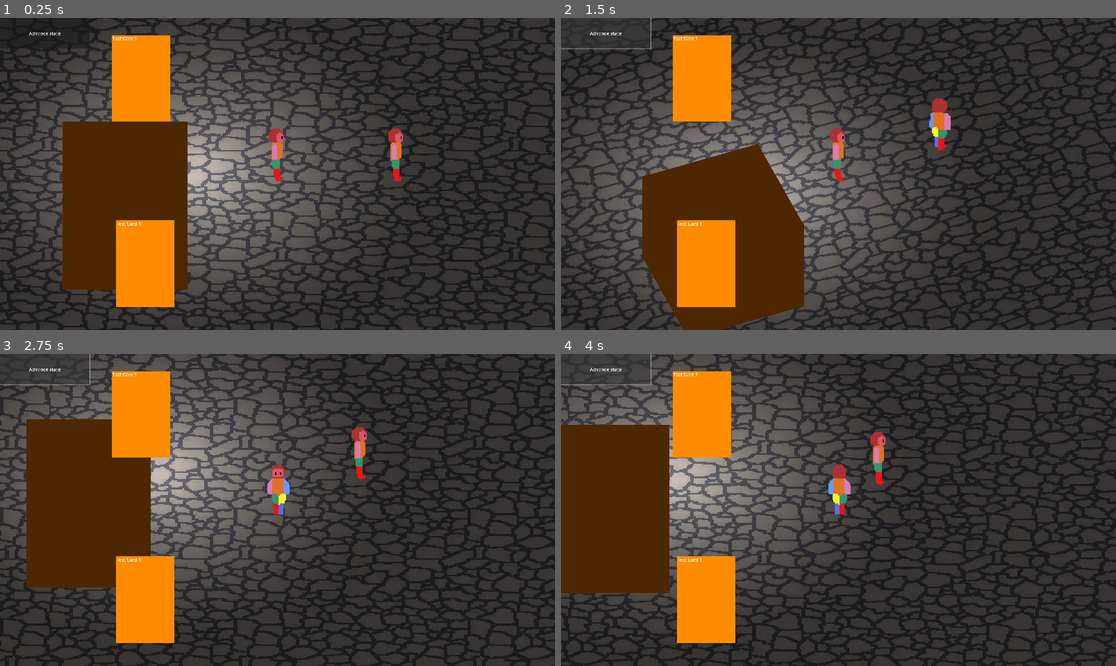
Above: before the commit, frames 1-4 (two rows, left to right).
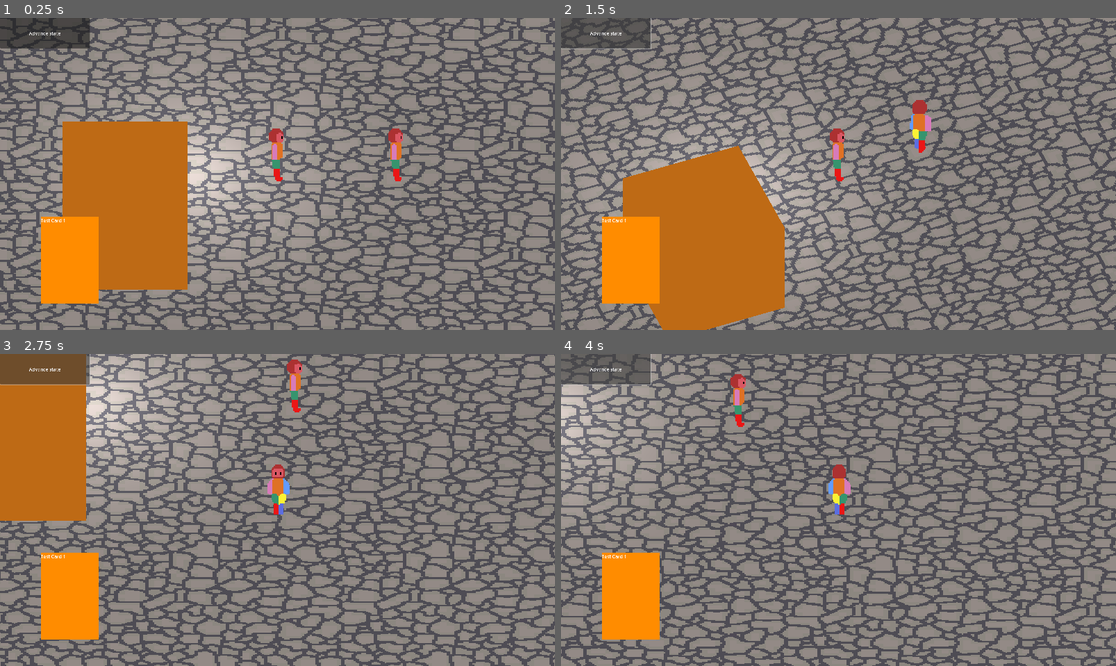
Above: after the commit, the same moments.

Repository: nathanbaney/cardgame
Game: Godot game, scene res://scenes/main.tscn
Two runs of this game, one before a commit and one after it. Both use one fixed random seed, a clock stepped at 60 frames per second and the inputs below.
Inputs:
- Up to frame 1 (0.25 s): no input
- Up to frame 2 (1.5 s): click "Advance state" at 0.5 s; tap Enter at 1.25 s; hold D (right) from 1.28 s (still down); hold E (cameraCCW) from 1.28 s (still down)
- Up to frame 3 (2.75 s): release D (right) at 2.03 s; release E (cameraCCW) at 2.03 s; hold S (down) from 2.03 s (still down); tap Q (cameraCW) at 2.1 s
- Up to frame 4 (4 s): release S (down) at 2.78 s; hold D (right) 2.78-3.53 s; hold E (cameraCCW) 2.78-3.53 s; hold W (up) from 3.53 s (still down); tap Q (cameraCW) at 3.6 s

The runs differ from the first frame. In frame 1, 98% of the frame differs, in the area x 0-100%, y 0-100%; in frame 2, 93%; in frame 3, 93%; in frame 4, 93%.

Commit message:
added global lighting to env. Still dont know how ui works

Diff:
--- a/project.godot
+++ b/project.godot
@@ -19,6 +19,9 @@
 
 window/size/viewport_width=1920
 window/size/viewport_height=1080
+window/size/mode=3
+window/size/resizable=false
+window/vsync/vsync_mode=0
 
 [editor_plugins]
 
--- a/scenes/main.tscn
+++ b/scenes/main.tscn
@@ -25,7 +25,13 @@
 material = SubResource("StandardMaterial3D_o5qli")
 size = Vector3(4, 4, 4)
 
+[sub_resource type="Sky" id="Sky_85g3d"]
+
 [sub_resource type="Environment" id="Environment_o5qli"]
+background_energy_multiplier = 7.02
+sky = SubResource("Sky_85g3d")
+ambient_light_color = Color(0.822481, 0.763441, 0.566739, 1)
+ambient_light_energy = 5.28
 
 [node name="Node3D" type="Node3D"]
 
@@ -74,22 +80,30 @@
 text = "Advance state"
 
 [node name="UICardHandPlayer" type="Control" parent="UICardGameRenderer"]
-anchors_preset = 0
-offset_left = 402.0
-offset_top = 700.0
-offset_right = 1563.0
-offset_bottom = 1012.0
+layout_mode = 1
+anchor_left = 3.525
+anchor_top = 17.225
+anchor_right = 45.025
+anchor_bottom = 25.025
+offset_bottom = -6.10352e-05
+grow_horizontal = 2
+grow_vertical = 0
 script = ExtResource("5_tipki")
 is_hidden = false
 metadata/_custom_type_script = "uid://rcn1ldqyb4tb"
+metadata/_edit_use_anchors_ = true
 
 [node name="UICardHandOpp" type="Control" parent="UICardGameRenderer"]
-layout_mode = 3
-anchors_preset = 0
-offset_left = 388.0
-offset_top = 59.0
-offset_right = 1549.0
-offset_bottom = 371.0
+visible = false
+layout_mode = 1
+anchor_left = 24.212
+anchor_top = 5.375
+anchor_right = 24.212
+anchor_bottom = 5.375
+offset_left = -580.48
+offset_top = -156.0
+offset_right = 580.52
+offset_bottom = 156.0
 script = ExtResource("5_tipki")
 metadata/_custom_type_script = "uid://rcn1ldqyb4tb"
 
--- a/scenes/player.gd
+++ b/scenes/player.gd
@@ -3,7 +3,7 @@
 var is_moving: bool = false
 var raw_move_vector: Vector2i = Vector2i.ZERO
 var move_vector: Vector2 = Vector2.ZERO
-var move_speed: float = 0.03
+var move_speed: float = 5.0
 
 var is_rotating: bool = false
 var rotation_increment: float = PI / 8 # rads
@@ -14,7 +14,7 @@
 
 signal camera_rotate(rotation: int)
 
-func _process(_delta: float) -> void:
+func _process(delta: float) -> void:
 	if is_rotating:
 		var current_rot: float = snappedf(lerp_angle(new_rot, old_rot, ease($RotationTimer.time_left / $RotationTimer.wait_time, 3.0)), PI / 256)
 		var old_sprite_rot: int = to_sprite_rotation(self.rotation_degrees.y)
@@ -27,7 +27,7 @@
 	if is_moving:
 		var movement_vector: Vector3 = get_movement_vector()
 		movement_vector = movement_vector.rotated(Vector3.UP, move_to_angle())
-		self.global_translate(movement_vector * move_speed)
+		self.global_translate(movement_vector * move_speed * delta)
 		self.facing_angle = get_facing_angle_for_movement()
 		set_sprite_from_action()
 
--- a/scenes/ui_card.gd
+++ b/scenes/ui_card.gd
@@ -3,10 +3,11 @@
 var card_data: Card
 var card_size: Vector2 = Vector2(200, 300)
 
-func _init(card: Card = null):
+func initialize(card: Card = null):
 	if not card == null:
-		print("card wasnt null")
 		card_data = card
+	else:
+		print("tried to init a null card, uwu fucky wucky")
 	var label: Label = Label.new()
 	label.text = card_data.card_name
 	var rect: ColorRect = ColorRect.new()
--- a/scenes/ui_card_game_renderer.gd
+++ b/scenes/ui_card_game_renderer.gd
@@ -1,15 +1,11 @@
 class_name UICardGameRenderer extends Control
 
-
-
-
-
-
+var card_scene: PackedScene = preload("res://scenes/ui_card.tscn")
 
 func _on_drew_card(player_index: int, card: Card):
-	print("ui received card draw signal")
-	var uicard: UICard = UICard.new(card)
+	var uicard: UICard = card_scene.instantiate()
+	uicard.initialize(card)
 	if player_index == 0:
-		self.get_node("UICardHandPlayer").add_child(uicard)
+		self.get_node("UICardHandPlayer").add_card(uicard)
 	else:
-		self.get_node("UICardHandOpp").add_child(uicard)
+		self.get_node("UICardHandOpp").add_card(uicard)
--- a/scenes/ui_card_hand.gd
+++ b/scenes/ui_card_hand.gd
@@ -1,15 +1,14 @@
 class_name UICardHand extends Control
 
-# UI element that has an Array of Cards, which get displayed as an Array of UICards
+@export var is_hidden: bool = true
+var center_point: Vector2
 
-var cards_in_hand: Array[UICard] = []
-var deck_position: Vector2 = Vector2(1, 1)
-@export var is_hidden: bool = true
 
-func draw_card(card: Card) -> void:
-	# make UICard from card, append UICard to cards_in_hand, move UICard from deck to hand area
-	var uicard: UICard = UICard.new()
-	uicard.initialize(card)
-	self.add_child(uicard)
-	cards_in_hand.append(uicard)
-	pass
+func _ready() -> void:
+	#center_point = Vector2(self.position.x + (self.size.x / 2), self.position.y + (self.size.y / 2))
+	center_point = Vector2(self.size.x / 2, 0)
+	print("CENTER POINT OF HAND ", center_point)
+
+func add_card(card: UICard) -> void:
+	#card.set_position(center_point)
+	add_child(card)
Not shown: 1 places in scenes/main.tscn that only renumber resources
